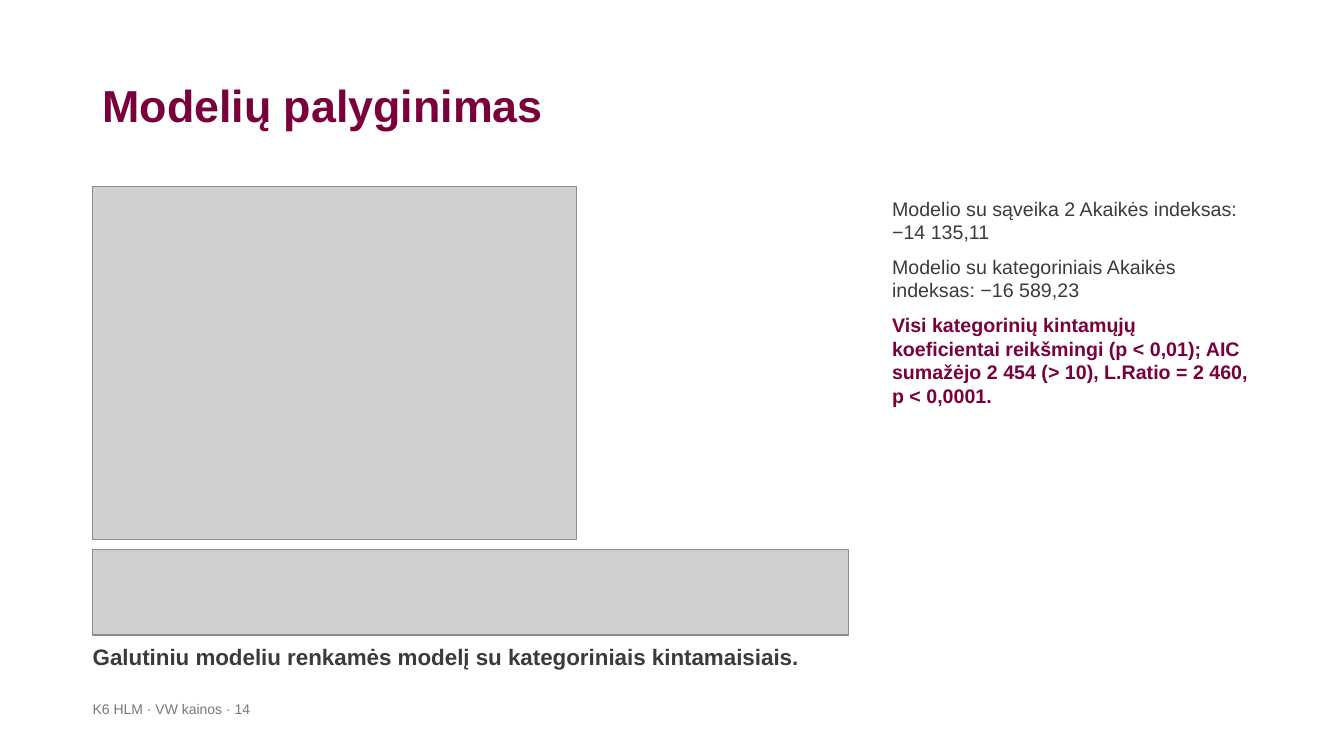
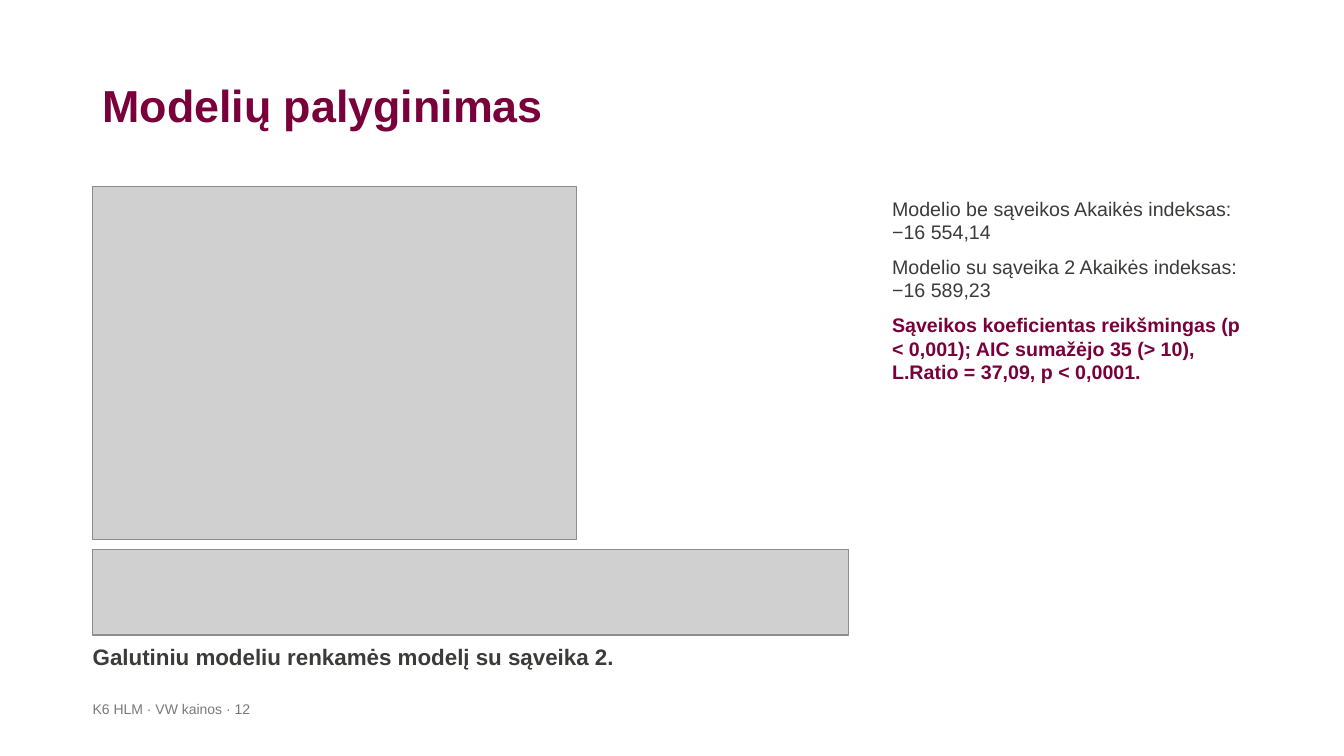
Before and after one commit to LidijaPu/K6, a slide deck: slide 12 of K6_HLM_VW_pristatymas-2.pptx (slide 14 before the commit). Drawn at 1344x756 pixels with LibreOffice and Linux fonts; fonts in the diff are those of the drawing; grey boxes stand for pictures; background and template pictures are left out. Boxes give left, top, right and bottom in pixels: in the first picture for what was removed or moved away, otherwise in the second. Text is boxed around its words. In the diff, an @@ line names an element or a change of style, - is before the commit and + after.

```diff
--- a/K6_HLM_VW_pristatymas-2.pptx
+++ b/K6_HLM_VW_pristatymas-2.pptx
@@ text at [892, 201, 1239, 383]: text changed; text colour #7A003B to #3B3C3A; bold off @@
-Modelio su sąveika 2 Akaikės indeksas: −14 135,11
-Modelio su kategoriniais Akaikės indeksas: −16 589,23
-Visi kategorinių kintamųjų koeficientai reikšmingi (p < 0,01); AIC sumažėjo 2 454 (> 10), L.Ratio = 2 460, p < 0,0001.
+Modelio be sąveikos Akaikės indeksas: −16 554,14
+Modelio su sąveika 2 Akaikės indeksas: −16 589,23
+Sąveikos koeficientas reikšmingas (p < 0,001); AIC sumažėjo 35 (> 10), L.Ratio = 37,09, p < 0,0001.
@@ text at [93, 648, 614, 670]: text changed @@
-Galutiniu modeliu renkamės modelį su kategoriniais kintamaisiais.
+Galutiniu modeliu renkamės modelį su sąveika 2.
@@ text at [93, 704, 251, 714]: text changed @@
-K6 HLM · VW kainos · 14
+K6 HLM · VW kainos · 12
```
Also in this commit, not shown: 11 other slides changed, 2 slides removed, 4 other files.
